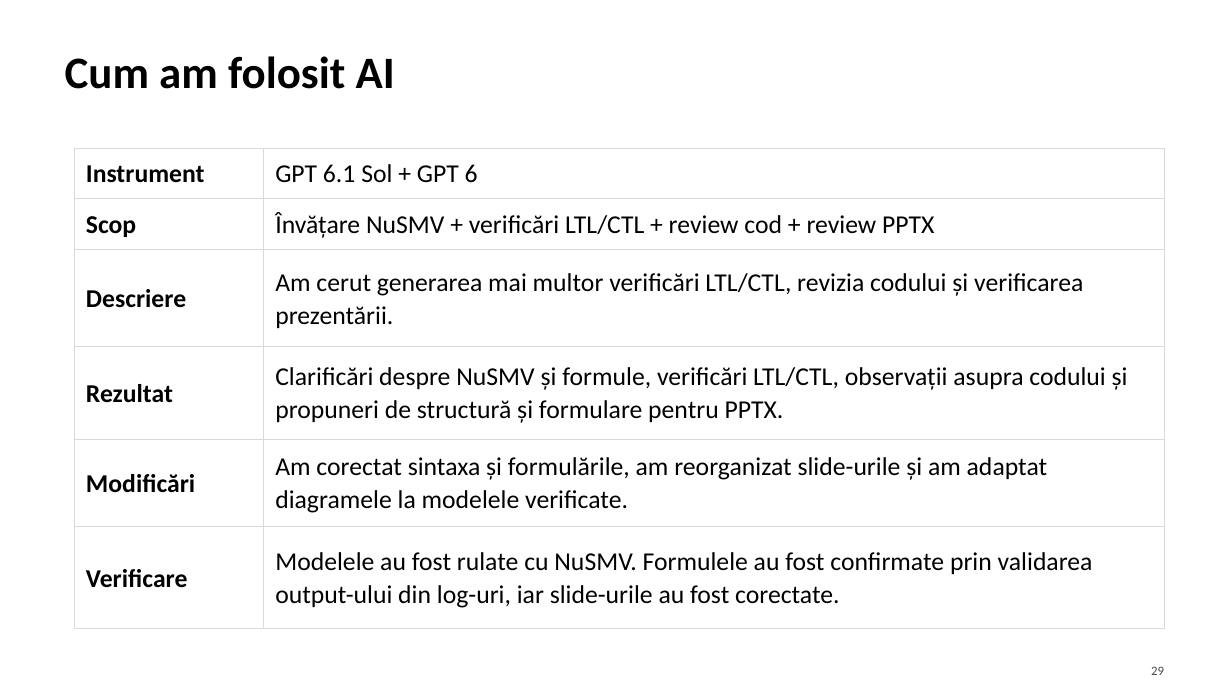
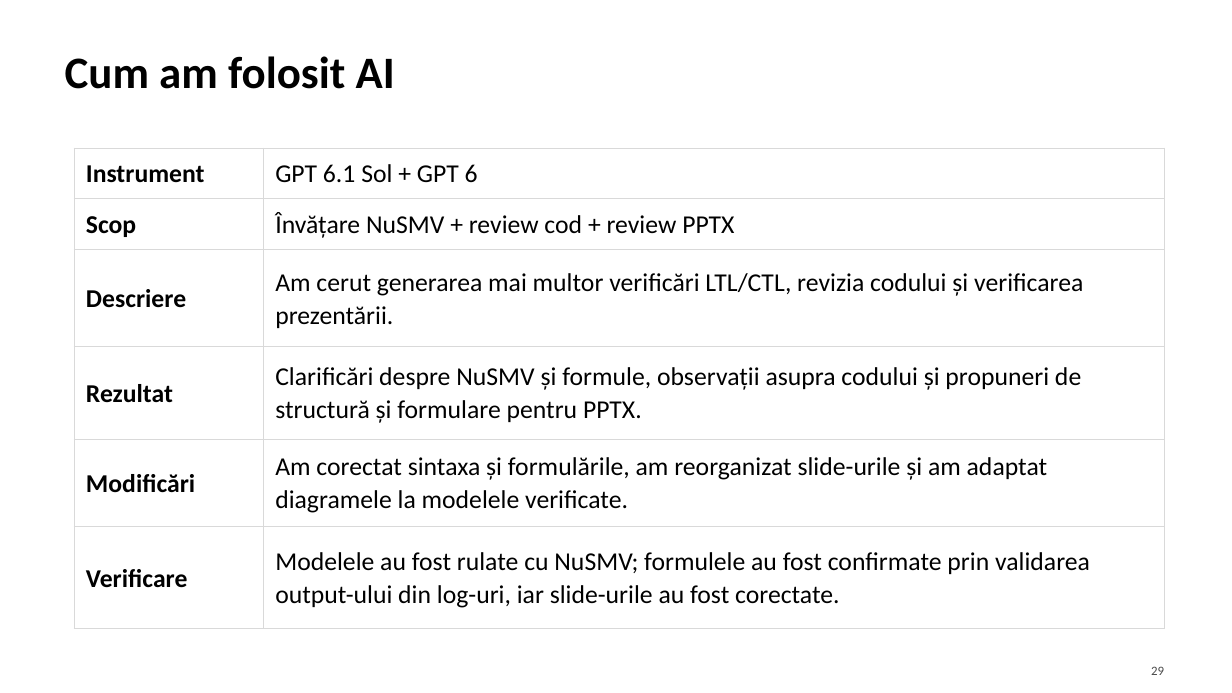
Before and after one commit to Andrei137/tss-nusmv-project, a slide deck: slide 31 of Model_checking_cu_NuSMV.pptx. Drawn at 1232x693 pixels with LibreOffice and Linux fonts; fonts in the diff are those of the drawing. Boxes give left, top, right and bottom in pixels: in the first picture for what was removed or moved away, otherwise in the second. Text is boxed around its words. In the diff, an @@ line names an element or a change of style, - is before the commit and + after.

Commit message:
update pptx

```diff
--- a/Model_checking_cu_NuSMV.pptx
+++ b/Model_checking_cu_NuSMV.pptx
@@ table at bbox=[74, 148, 1165, 628] @@
-row 2, column 2: Învățare NuSMV + verificări LTL/CTL + review cod + review PPTX
+row 2, column 2: Învățare NuSMV + review cod + review PPTX
-row 4, column 2: Clarificări despre NuSMV și formule, verificări LTL/CTL, observații asupra codului și propuneri de structură și formulare pentru PPTX.
+row 4, column 2: Clarificări despre NuSMV și formule, observații asupra codului și propuneri de structură și formulare pentru PPTX.
-row 6, column 2: Modelele au fost rulate cu NuSMV. Formulele au fost confirmate prin validarea output-ului din log-uri, iar slide-urile au fost corectate.
+row 6, column 2: Modelele au fost rulate cu NuSMV; formulele au fost confirmate prin validarea output-ului din log-uri, iar slide-urile au fost corectate.
```
Also in this commit, not shown: 1 other slide changed, 1 other file.
